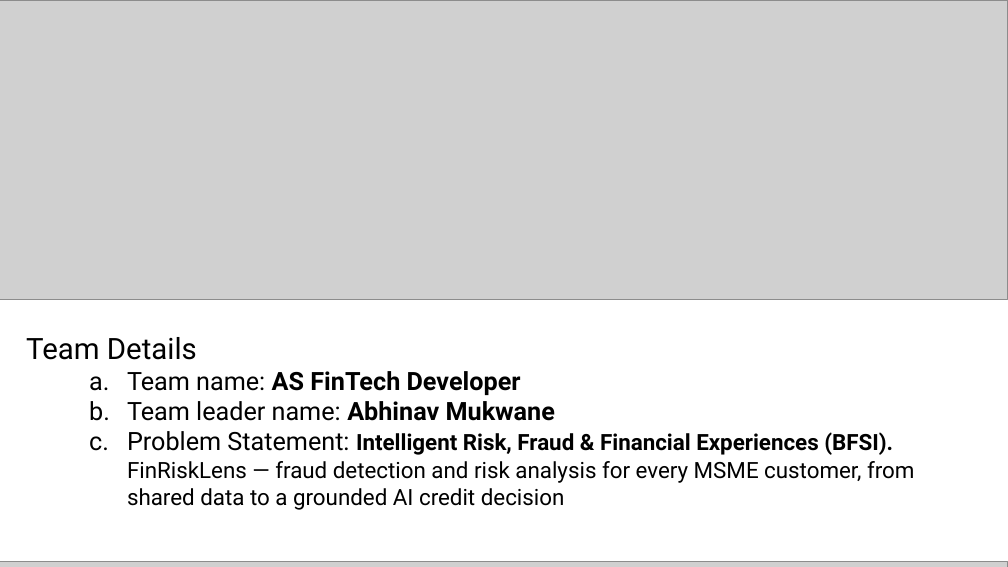
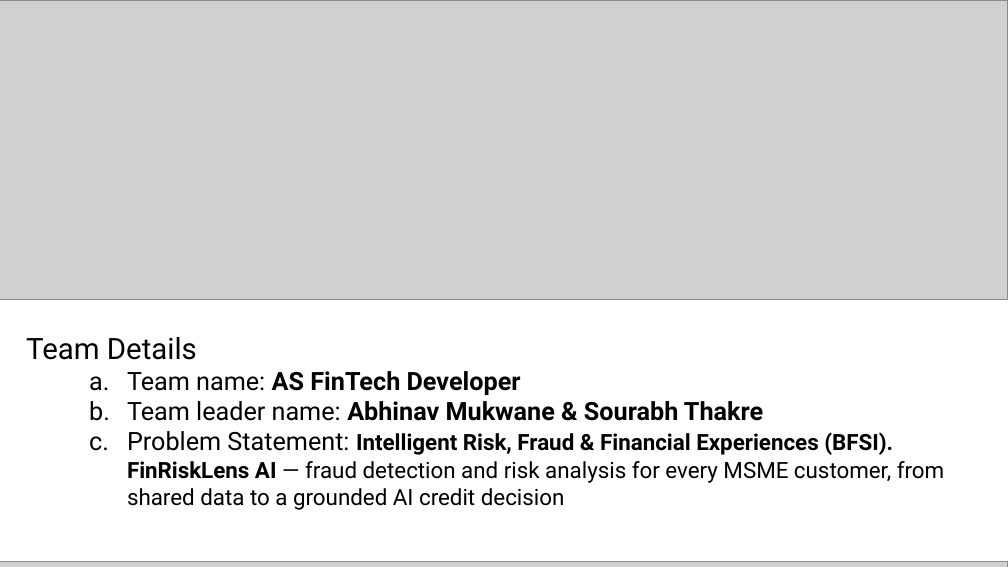
Before and after one commit to abhinavmukwane/FinRiskLensAI-RAG-V2, a slide deck: slide 1 of Doc/FinRiskLens_AI_Builder_Cup_2026.pptx. Drawn at 1008x567 pixels with LibreOffice and Linux fonts; fonts in the diff are those of the drawing; grey boxes stand for pictures. Boxes give left, top, right and bottom in pixels: in the first picture for what was removed or moved away, otherwise in the second. Text is boxed around its words. In the diff, an @@ line names an element or a change of style, - is before the commit and + after.

Commit message:
#Deck: customer and bank screenshots, live-site walkthrough, approved source names; slide 1 as edited

```diff
--- a/Doc/FinRiskLens_AI_Builder_Cup_2026.pptx
+++ b/Doc/FinRiskLens_AI_Builder_Cup_2026.pptx
@@ text at [127,401,944,510]: text changed @@
-  b. Team leader name: Abhinav Mukwane
-  c. Problem Statement: Intelligent Risk, Fraud & Financial Experiences (BFSI). FinRiskLens — fraud detection and risk analysis for every MSME customer, from shared data to a grounded AI credit decision
+  b. Team leader name: Abhinav Mukwane & Sourabh Thakre
+  c. Problem Statement: Intelligent Risk, Fraud & Financial Experiences (BFSI). FinRiskLens AI — fraud detection and risk analysis for every MSME customer, from shared data to a grounded AI credit decision
```
Also in this commit, not shown: 7 other slides changed, 5 slides added, 2 other files.
